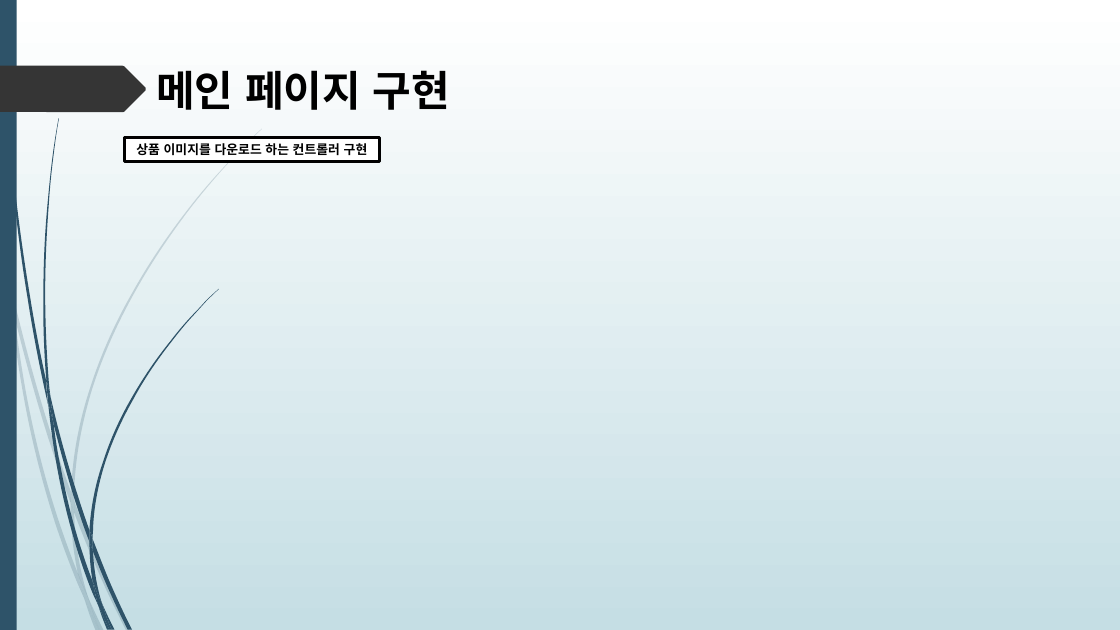
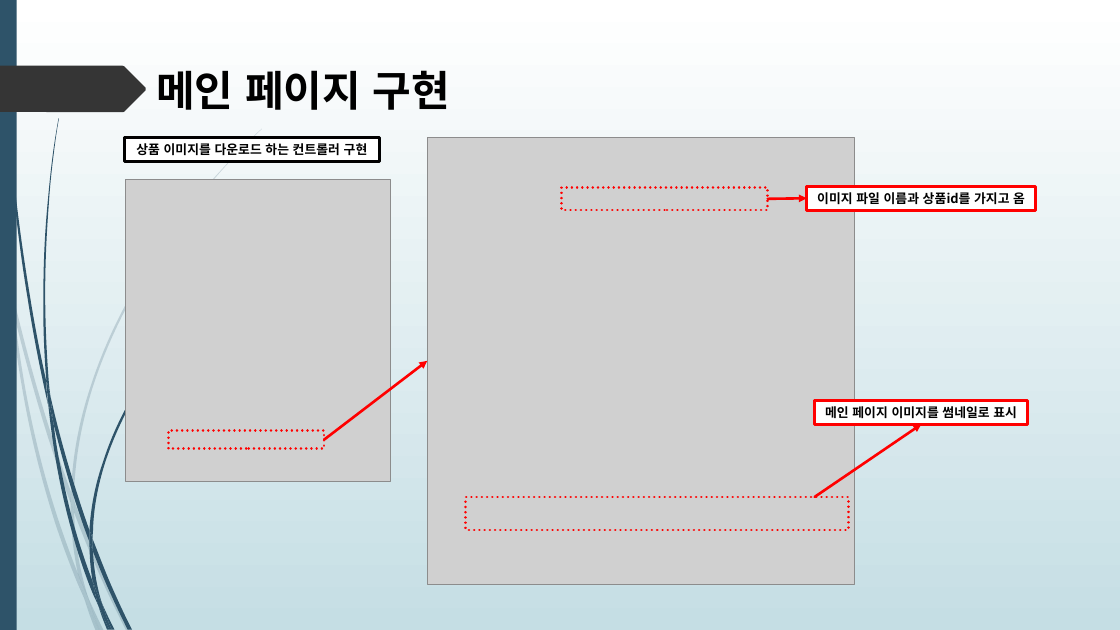
Before and after one commit to himediaai/DongOuk, a slide deck: slide 14 of 쇼핑몰.pptx (slide 15 before the commit). Drawn at 1120x630 pixels with LibreOffice and Linux fonts; fonts in the diff are those of the drawing; grey boxes stand for pictures. Boxes give left, top, right and bottom in pixels: in the first picture for what was removed or moved away, otherwise in the second. Text is boxed around its words. In the diff, an @@ line names an element or a change of style, - is before the commit and + after.

```diff
--- a/쇼핑몰.pptx
+++ b/쇼핑몰.pptx
@@ picture added at (x1=428, y1=138, x2=855, y2=585) @@
@@ picture added at (x1=126, y1=179, x2=391, y2=481) @@
@@ rectangle added at (x1=561, y1=187, x2=768, y2=210), outline #FF0000 2.25 pt dashed @@
@@ arrow added from (768, 199) to (807, 198), #FF0000 2.25 pt @@
@@ rectangle added at (x1=807, y1=187, x2=1036, y2=211), fill #FFFFFF, outline #FF0000 2.25 pt, 11 pt, text #000000, bold @@
+이미지 파일 이름과 상품id를 가지고 옴
@@ arrow added from (324, 440) to (428, 361), #FF0000 2.25 pt @@
@@ rectangle added at (x1=815, y1=401, x2=1028, y2=425), fill #FFFFFF, outline #FF0000 2.25 pt, 11 pt, text #000000, bold @@
+메인 페이지 이미지를 썸네일로 표시
@@ rectangle added at (x1=168, y1=431, x2=323, y2=449), outline #FF0000 2.25 pt dashed @@
@@ arrow added from (815, 497) to (922, 424), #FF0000 2.25 pt @@
@@ rectangle added at (x1=466, y1=497, x2=849, y2=530), outline #FF0000 2.25 pt dashed @@
```
Also in this commit, not shown: 3 other slides changed, 6 slides added, 1 slide removed.
